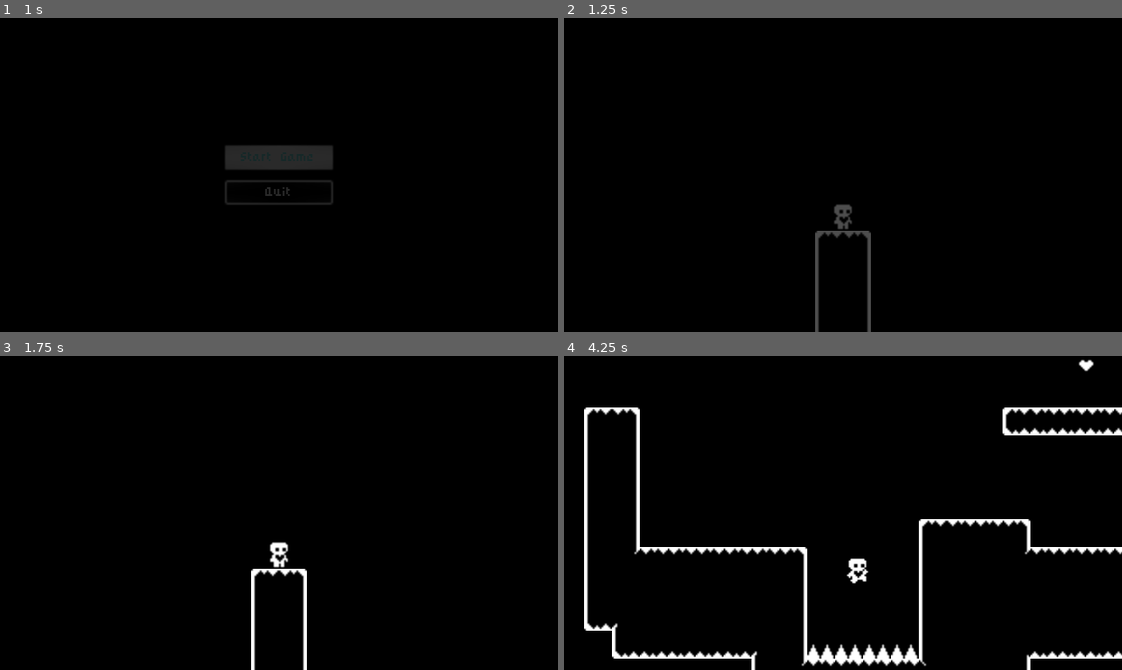
Above: before the commit, frames 1-4 (two rows, left to right).
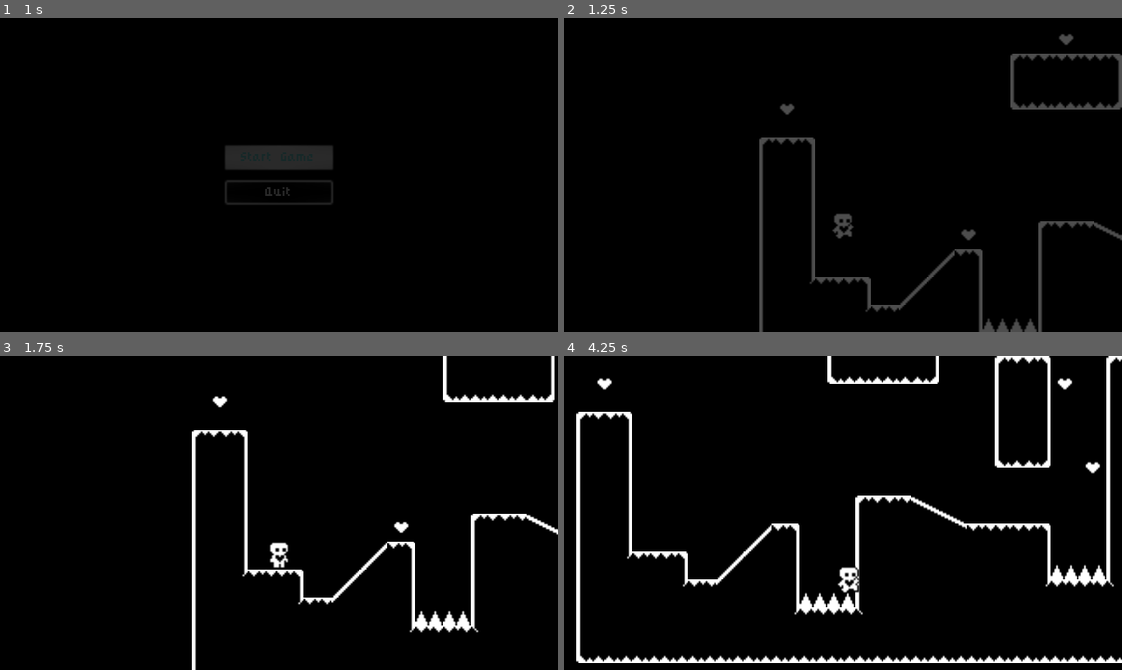
Above: after the commit, the same moments.

Repository: Mpprobst/BadIsGood
Game: Godot game, scene res://Scenes/UI/start_menu.tscn
Two runs of this game, one before a commit and one after it. Both use one fixed random seed, a clock stepped at 60 frames per second and the inputs below.
Inputs:
- Up to frame 1 (1 s): click "Start Game" at 0.5 s
- Up to frame 2 (1.25 s): no input
- Up to frame 3 (1.75 s): tap Enter at 1.25 s
- Up to frame 4 (4.25 s): hold Enter (Move_Right) 2.03-2.78 s; hold Enter (Move_Right) from 3.53 s (still down)

Frame 1 is identical in both runs. In frame 2, 3.6% of the frame differs, in the area x 35-100%, y 5-100%; in frame 3, 4.1%; in frame 4, 12%, in the area x 2-100%, y 0-100%.

Commit message:
Finalize random inputs
	- a random action is mapped on each key press
	- also updates to death and movement to prevent movement after
	  death

Diff:
--- a/Scenes/Prefabs/corpse.tscn
+++ b/Scenes/Prefabs/corpse.tscn
@@ -10,9 +10,11 @@
 
 [node name="Sprite" type="Sprite2D" parent="."]
 modulate = Color(0.81502, 3.58574e-06, 7.70092e-07, 1)
+position = Vector2(-2.035, -10)
 texture = ExtResource("1_y7i6u")
 region_enabled = true
 region_rect = Rect2(0, 0, 20, 20)
 
 [node name="CollisionShape2D" type="CollisionShape2D" parent="."]
+position = Vector2(0, -8)
 shape = SubResource("RectangleShape2D_oyfnt")
--- a/Scenes/Prefabs/player.tscn
+++ b/Scenes/Prefabs/player.tscn
@@ -85,6 +85,7 @@
 size = Vector2(6, 14.5)
 
 [node name="Player" type="CharacterBody2D"]
+z_index = 5
 collision_layer = 2
 floor_snap_length = 2.0
 safe_margin = 0.1
--- a/Scripts/player.gd
+++ b/Scripts/player.gd
@@ -9,6 +9,7 @@
 var air_jump = false
 var just_wall_jumped = false
 var dying = false
+var dead = false
 var input_actions = ["Move_Left", "Move_Right", "Jump"]
 var used_buttons = []
 
@@ -17,11 +18,10 @@
 @onready var coyote_jump_timer = $CoyoteJumpTimer
 @onready var starting_position = global_position
 
-@export var corpse_scene : PackedScene
-
 var move_val = 0
 var has_moved_left = false
 var has_moved_right = false
+var waiting_for_map = false
 
 signal player_died
 
@@ -30,6 +30,7 @@
 
 func reset():
 	dying = false
+	dead = false
 	rotation = 0
 	global_position = starting_position
 	input_actions = ["Move_Left", "Move_Right", "Jump"]
@@ -41,10 +42,18 @@
 
 	for action in input_actions:
 		InputMap.action_erase_events(action)
-	# TODO: maybe set the kill key to some random key?
+
+	# TODO: set the kill key to some random key? small chance players just kill themselves
 
 func _unhandled_key_input(event):
-	print(len(input_actions))
+	# this here becuase input detection is paused for a few frames
+	if not has_moved_left and not input_actions.has("Move_Left"):
+		has_moved_left = true
+		waiting_for_map = false
+	elif not has_moved_right and not input_actions.has("Move_Right"):
+		has_moved_right = true
+		waiting_for_map = false
+
 	if event.is_pressed() and len(input_actions) > 0 and not used_buttons.has(event.as_text()):
 		# set an input randomly
 		var rand = randi_range(0, len(input_actions)-1)
@@ -62,26 +71,47 @@
 		input_actions.remove_at(rand)
 		used_buttons.append(event.as_text())
 
+		# TODO: play sfx like a robot serv
+
+
 func _physics_process(delta):
 	apply_gravity(delta)
 	if Input.is_action_just_pressed("Kill"):
 		kill()
 
-	if not dying:
+	if not dying and not dead:
 		if Input.is_action_just_pressed("Jump"):
 			handle_wall_jump()
 			handle_jump()
 
-		# TODO: need to know when the active direction has received input from here
-		#		then we can set the move_val = 0
-		move_val = Input.get_axis("Move_Left", "Move_Right")
-		move(move_val, delta)
-	elif is_on_floor():
+		# if we have moved left or right, left or right is still unmapped, and the move val has gone back to 0,
+		# then we know we are about remap the other shit
+		if (has_moved_left or has_moved_right) and move_val == 0 and (input_actions.has("Move_Left") or input_actions.has("Move_Right")):
+			waiting_for_map = true
+
+		var input_val = Input.get_axis("Move_Left", "Move_Right")
+		# result of this following complex logic is to keep moving in the direction as the new input is mapped
+		# while allowing player to stop when the input map update completes
+		# separated into two ifs because we don't know which direction will be mapped first
+		if (has_moved_left and input_val <= 0):		# input map is ready, allow idle or left movement
+			if not waiting_for_map or move_val != 1:# only allows idle or left while configuring right input
+				move_val = input_val
+		elif (has_moved_right and input_val >= 0):	# read comments above, replacing left for right
+			if not waiting_for_map or move_val != -1:
+				move_val = input_val
+
+		handle_acceleration(move_val, delta)
+	elif is_on_floor() and not dead:
 		die()
 		return
 
+	handle_air_acceleration(move_val, delta)
+	apply_friction(move_val, delta)
+	apply_air_resistance(move_val, delta)
+	update_animations(move_val)
+	move_and_slide()
 	var was_on_floor = is_on_floor()
-	move_and_slide()
+
 	var just_left_ledge = was_on_floor and not is_on_floor() and velocity.y >= 0
 	if just_left_ledge:
 		coyote_jump_timer.start()
@@ -89,10 +119,7 @@
 
 func move(input_axis, delta):
 	handle_acceleration(input_axis, delta)
-	handle_air_acceleration(input_axis, delta)
-	apply_friction(input_axis, delta)
-	apply_air_resistance(input_axis, delta)
-	update_animations(input_axis)
+	move_and_slide()
 
 func apply_gravity(delta):
 	if not is_on_floor():
@@ -155,12 +182,18 @@
 	die()
 
 func kill():
+	# this is getting called a bunch
+	if dying:	# double killed do die
+		die()
+	move_val = 0
 	dying = true
 	rotation = deg_to_rad(90)
 
 func die():
+	print("die")
+	dead = true
 	rotation = deg_to_rad(90)
-	player_died.emit(position)
 	await get_tree().create_timer(1.0).timeout
+	player_died.emit(global_position)
 	reset()
 	# TODO: bug here where we can start on top of a corpse
--- a/Scripts/start_menu.gd
+++ b/Scripts/start_menu.gd
@@ -5,7 +5,7 @@
 
 func _on_start_game_button_pressed():
 	await LevelTransition.fade_to_black()
-	get_tree().change_scene_to_file("res://Scenes/Levels/level_one.tscn")
+	get_tree().change_scene_to_file("res://Scenes/Levels/LevelTwo.tscn")
 	LevelTransition.fade_from_black()
 
 func _on_quit_button_pressed():
